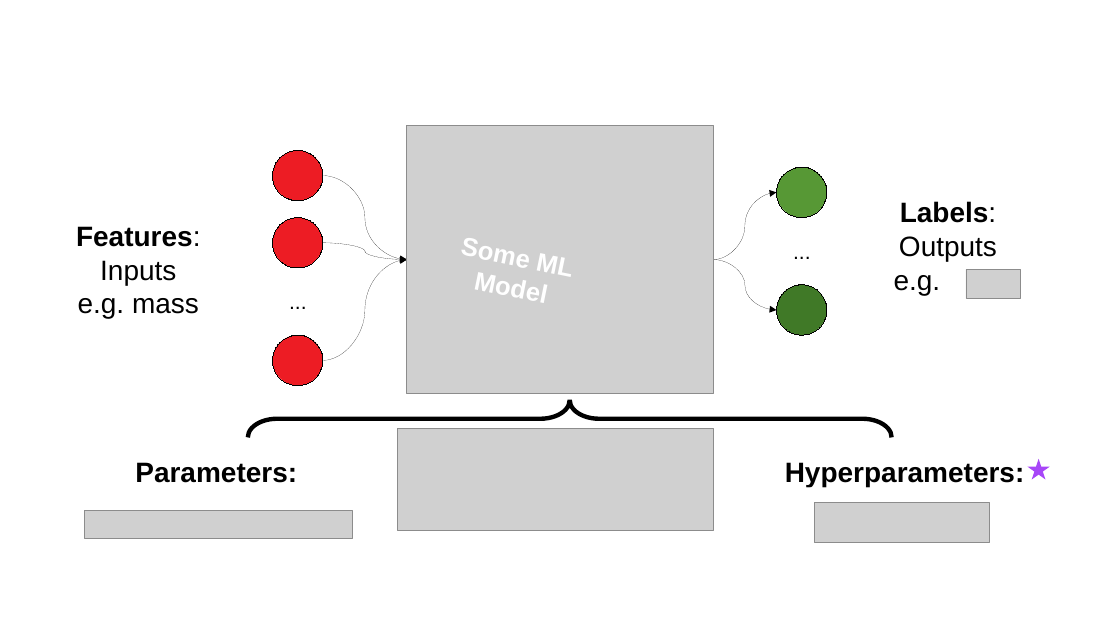
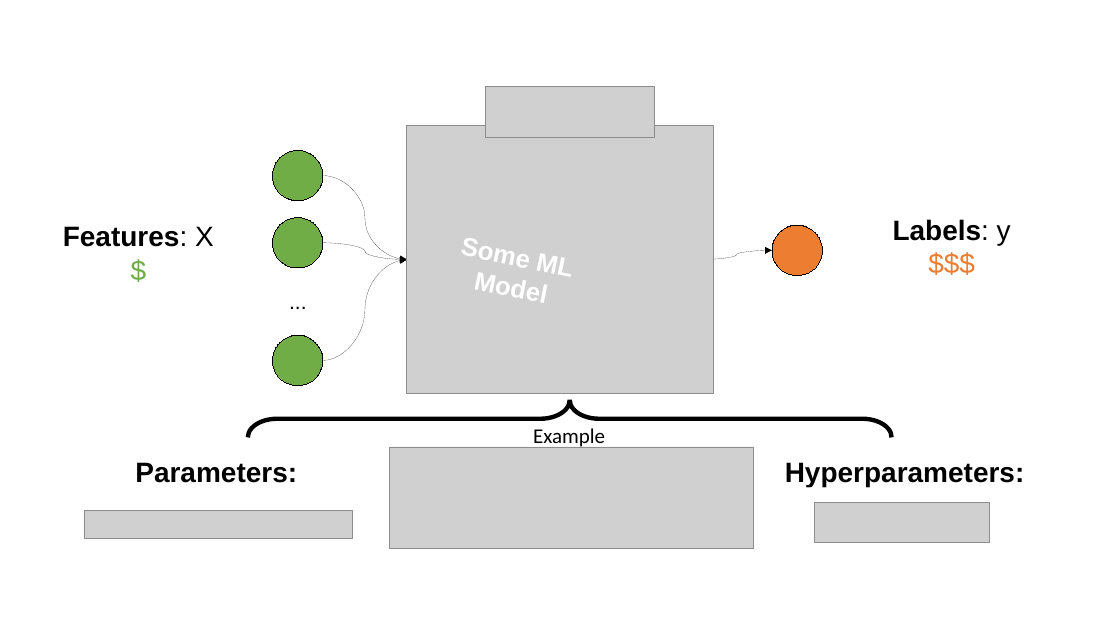
Before and after one commit to UWDIRECT/UWDIRECT.github.io, a slide deck: slide 2 of dsmcer_2023_update/Lecture_Notebooks/L4_visual_support.pptx (slide 1 before the commit). Drawn at 1120x630 pixels with LibreOffice and Linux fonts; fonts in the diff are those of the drawing; grey boxes stand for pictures. Boxes give left, top, right and bottom in pixels: in the first picture for what was removed or moved away, otherwise in the second. Text is boxed around its words. In the diff, an @@ line names an element or a change of style, - is before the commit and + after.

```diff
--- a/dsmcer_2023_update/Lecture_Notebooks/L4_visual_support.pptx
+++ b/dsmcer_2023_update/Lecture_Notebooks/L4_visual_support.pptx
@@ picture added at (486,87,655,138) @@
@@ text at (63,226,214,247): text changed; bold on @@
-Features: Inputs
-e.g. mass
+Features: X
+$
@@ ellipse: place and size @@
-ellipse at (776,167,827,218)
+ellipse at (772,225,823,276)
@@ ellipse at (772,225,823,276): fill #579835 to #ED7D31 @@
@@ text removed at (785,234,852,266) @@
-...
@@ text at (893,219,1011,245): text changed; bold on @@
-Labels: Outputs
-e.g. .
+Labels: y
+$$$
@@ curved arrow moved from (713, 260) - (776, 192) to (701, 260) - (772, 250) @@
@@ curved arrow removed from (713, 260) to (776, 310) @@
@@ ellipse removed at (776,285,827,335) @@
@@ picture removed at (966,270,1021,299) @@
@@ fill #ED1C24 to #70AD47 in 3 elements at (272,150,323,201), (272,218,323,268), (272,335,323,386) @@
@@ picture: place and size @@
-picture at (397,429,713,531)
+picture at (390,447,754,549)
@@ text added at (533,428,605,450), 18 pt, text #000000 @@
+Example
@@ star removed at (1028,459,1050,480) @@
```
Also in this commit, not shown: 10 slides added.
